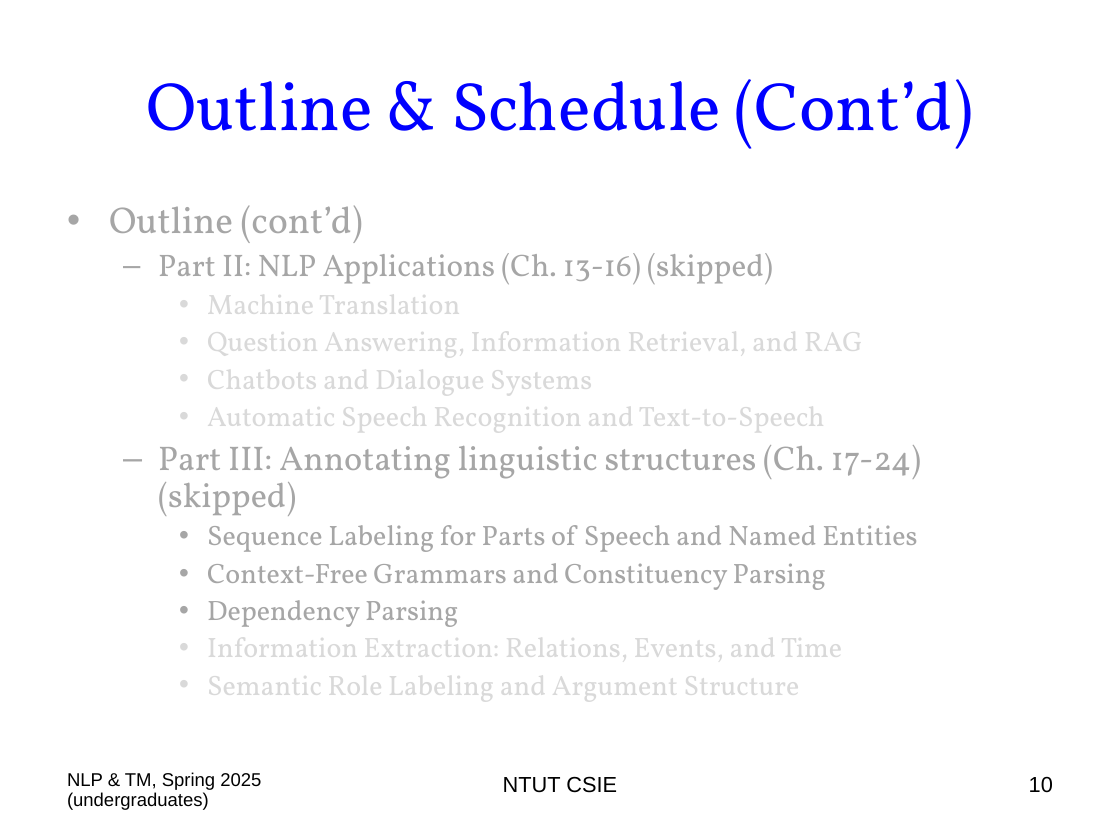
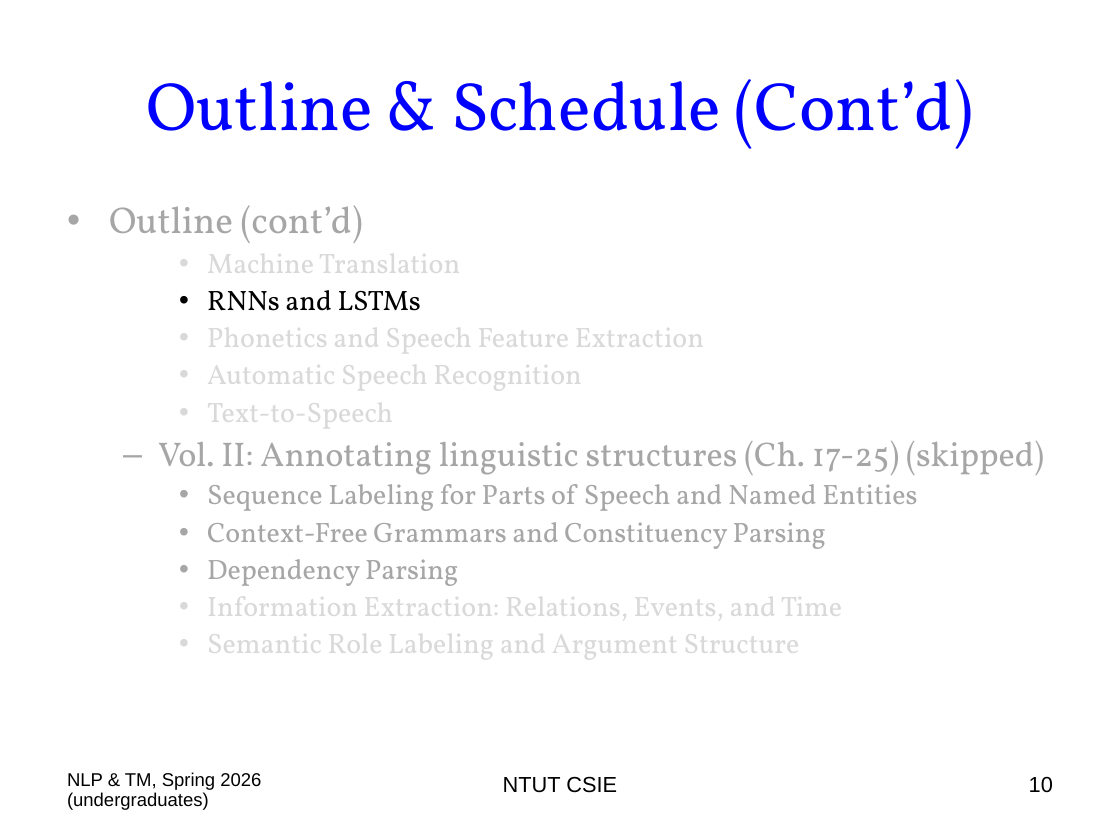
Before and after one commit to chriswjh/chriswjh.github.io, a slide deck: slide 10 of NLP_TM/00-Overview.ppt. Drawn at 1120x840 pixels with LibreOffice and Linux fonts; fonts in the diff are those of the drawing. Boxes give left, top, right and bottom in pixels: in the first picture for what was removed or moved away, otherwise in the second. Text is boxed around its words. In the diff, an @@ line names an element or a change of style, - is before the commit and + after.

```diff
--- a/NLP_TM/00-Overview.ppt
+++ b/NLP_TM/00-Overview.ppt
@@ text at bbox=[158, 253, 773, 284]: paragraph removed @@
-  – Part II: NLP Applications (Ch. 13-16) (skipped)
@@ text at bbox=[158, 290, 1044, 475]: text changed @@
-    • Question Answering, Information Retrieval, and RAG
-    • Chatbots and Dialogue Systems
-    • Automatic Speech Recognition and Text-to-Speech
-  – Part III: Annotating linguistic structures (Ch. 17-24) (skipped)
+    • RNNs and LSTMs
+    • Phonetics and Speech Feature Extraction
+    • Automatic Speech Recognition
+    • Text-to-Speech
+  – Vol. II: Annotating linguistic structures (Ch. 17-25) (skipped)
@@ text at bbox=[67, 772, 261, 810]: text changed @@
-NLP & TM, Spring 2025 (undergraduates)
+NLP & TM, Spring 2026 (undergraduates)
```
Also in this commit, not shown: 45 other slides changed, 1 slide added.
